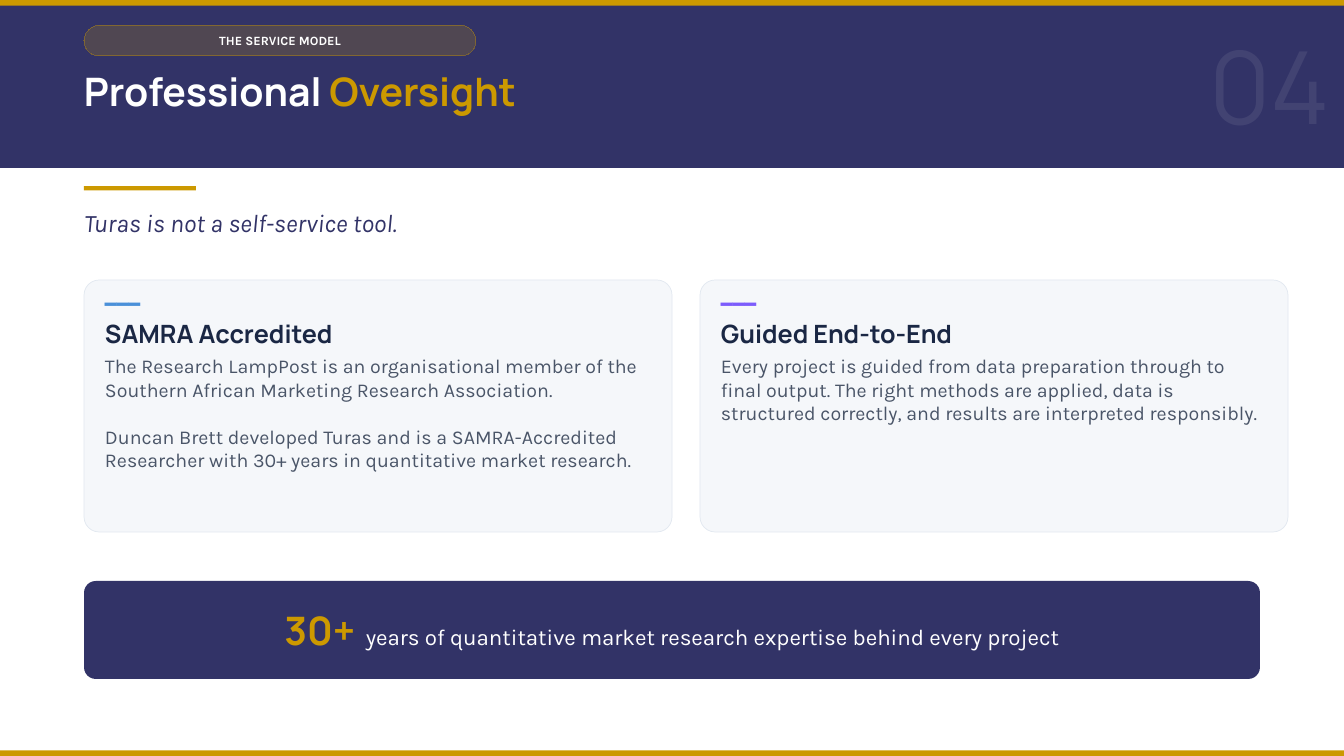
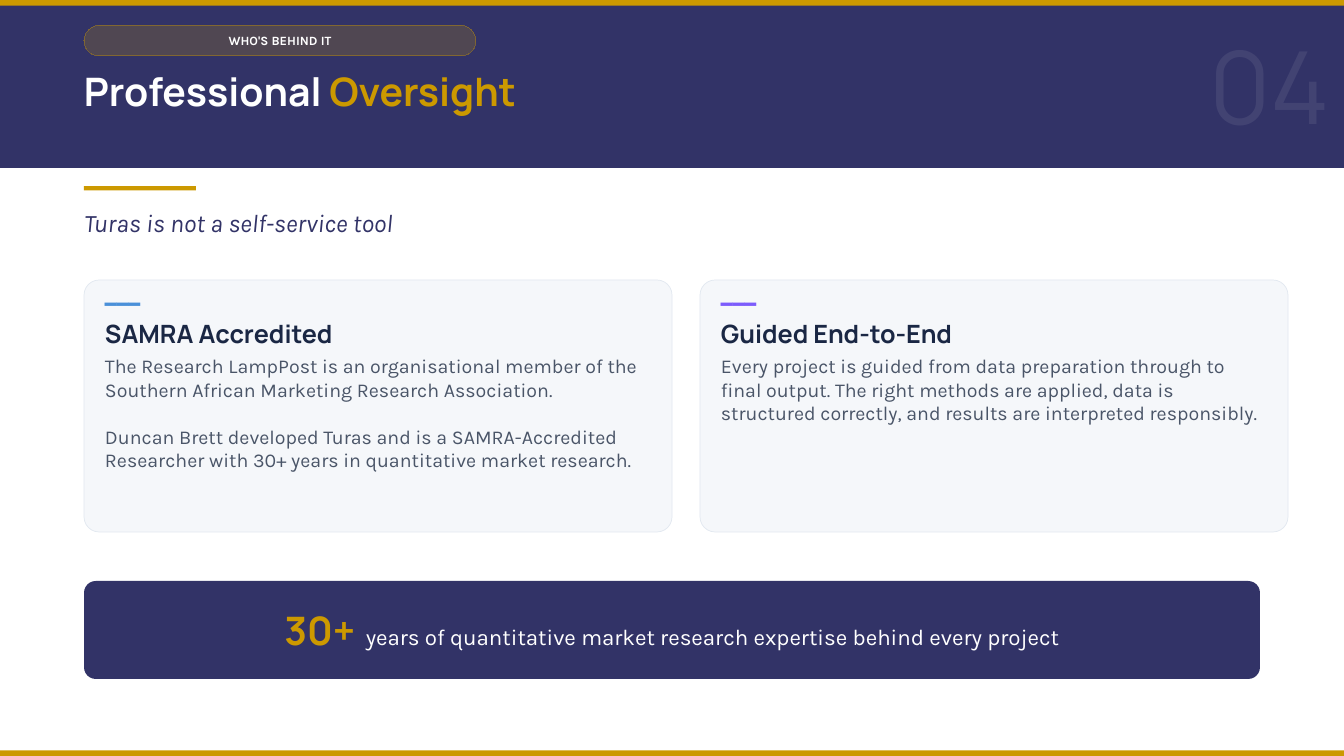
Before and after one commit to DuncanRBrett/Turas, a slide deck: slide 5 of docs/marketing/Introducing Turas v6.pptx. Drawn at 1344x756 pixels with LibreOffice and Linux fonts; fonts in the diff are those of the drawing. Boxes give left, top, right and bottom in pixels: in the first picture for what was removed or moved away, otherwise in the second. Text is boxed around its words. In the diff, an @@ line names an element or a change of style, - is before the commit and + after.

```diff
--- a/docs/marketing/Introducing Turas v6.pptx
+++ b/docs/marketing/Introducing Turas v6.pptx
@@ text in rounded rectangle at (229,36,332,45): text changed @@
-THE SERVICE MODEL
+WHO'S BEHIND IT
@@ text at (84,214,393,233): text changed @@
-Turas is not a self-service tool.
+Turas is not a self-service tool
```
Also in this commit, not shown: 11 other slides changed, 5 other files.
